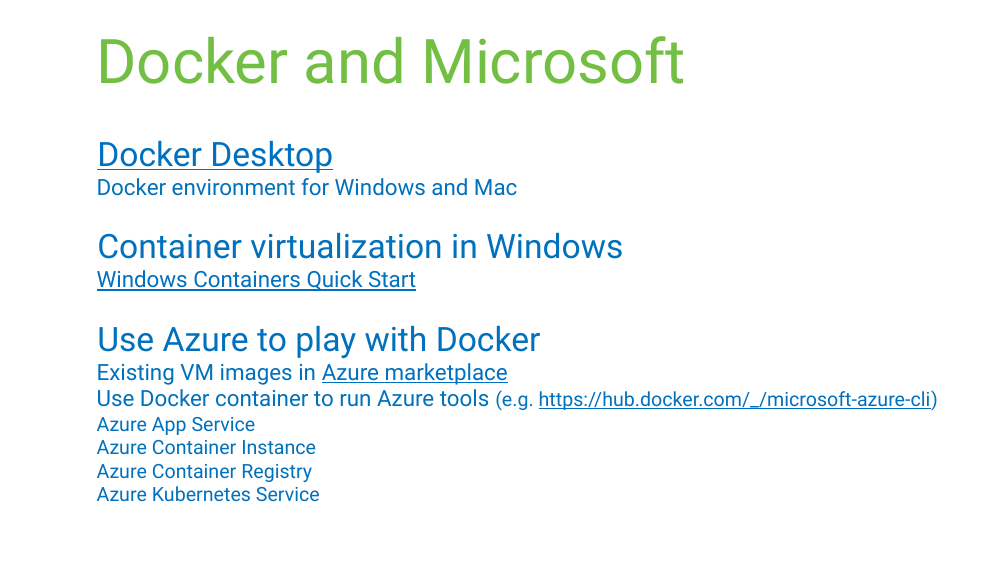
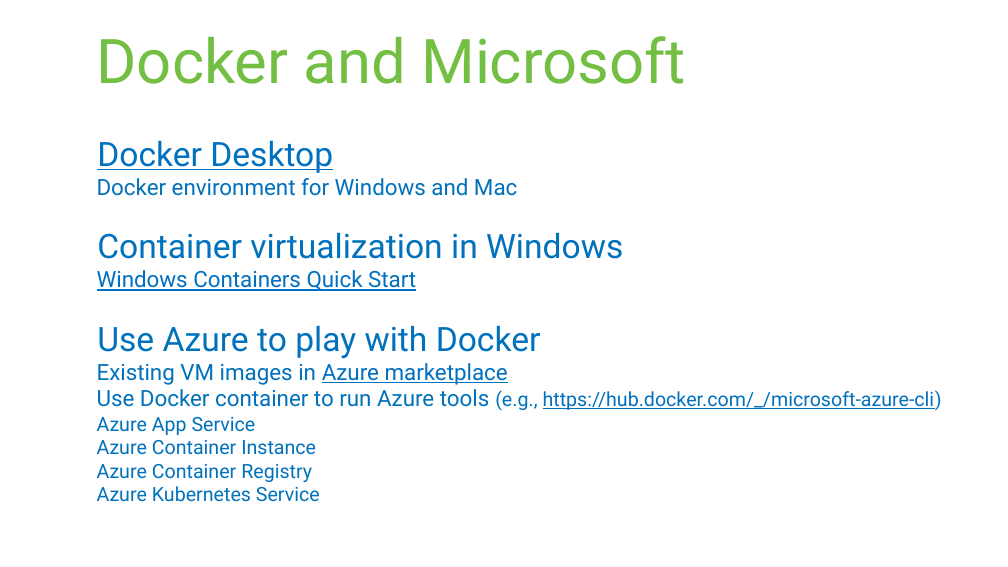
Before and after one commit to rstropek/DockerVS2015Intro, a slide deck: slide 12 of slides/Docker-Workshop.pptx. Drawn at 1008x567 pixels with LibreOffice and Linux fonts; fonts in the diff are those of the drawing. Boxes give left, top, right and bottom in pixels: in the first picture for what was removed or moved away, otherwise in the second. Text is boxed around its words. In the diff, an @@ line names an element or a change of style, - is before the commit and + after.

Commit message:
Update slides

```diff
--- a/slides/Docker-Workshop.pptx
+++ b/slides/Docker-Workshop.pptx
@@ text at bbox=[97, 389, 942, 411]: text changed @@
-  Use Docker container to run Azure tools (e.g. https://hub.docker.com/_/microsoft-azure-cli)
+  Use Docker container to run Azure tools (e.g., https://hub.docker.com/_/microsoft-azure-cli)
```
Also in this commit, not shown: 6 other slides changed, 2 slides added.
